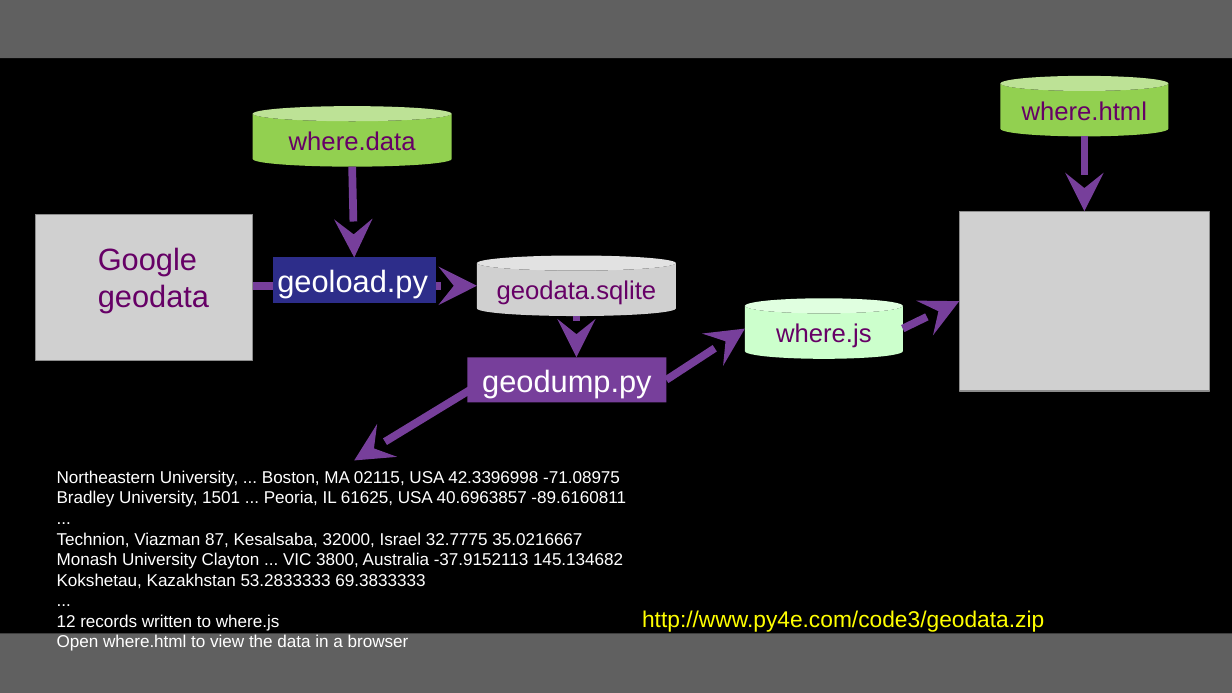
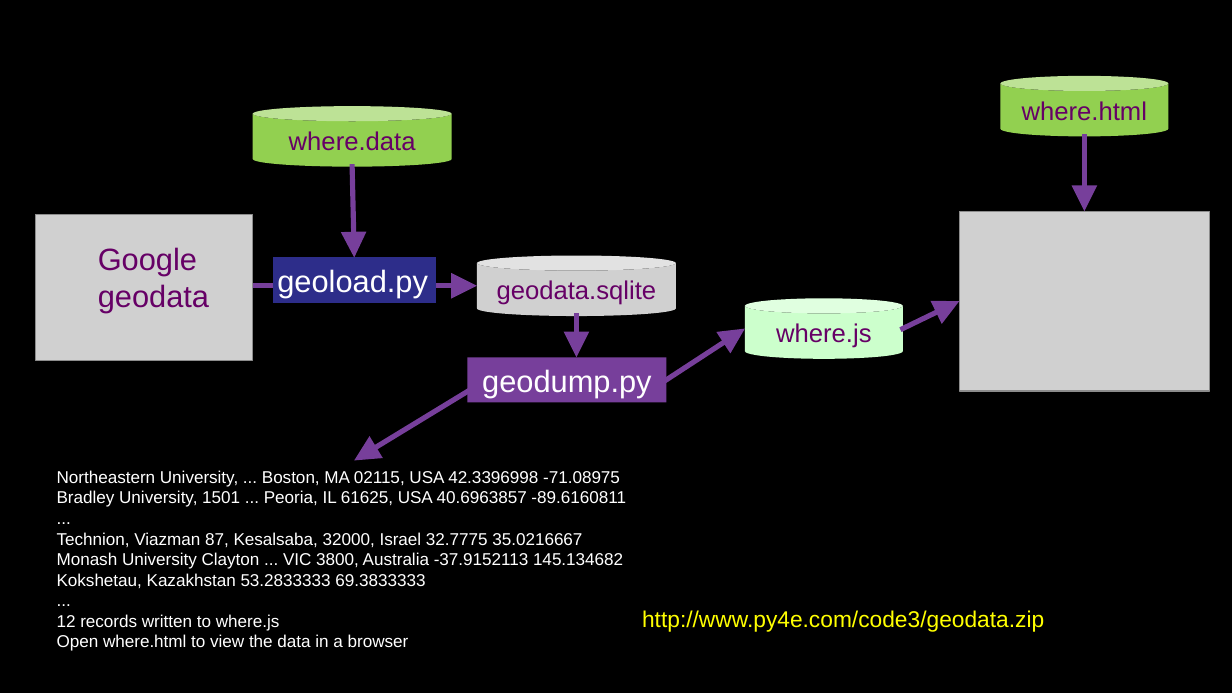
Before and after one commit to csev/py4e, a slide deck: slide 6 of lectures3/Pythonlearn-16-Data-Viz.pptx. Drawn at 1232x693 pixels with LibreOffice and Linux fonts; fonts in the diff are those of the drawing; grey boxes stand for pictures. Boxes give left, top, right and bottom in pixels: in the first picture for what was removed or moved away, otherwise in the second. Text is boxed around its words. In the diff, an @@ line names an element or a change of style, - is before the commit and + after.

```diff
--- a/lectures3/Pythonlearn-16-Data-Viz.pptx
+++ b/lectures3/Pythonlearn-16-Data-Viz.pptx
@@ rectangle removed at <box>0,0,1232,58</box> @@
@@ arrow (1084, 137) - (1084, 211): stroke #773F9B 4.5 pt to #773F9B 3 pt; arrowheads changed @@
@@ arrow (352, 166) - (355, 257): stroke #773F9B 4.5 pt to #773F9B 3 pt; arrowheads changed @@
@@ arrow (253, 286) - (477, 286): stroke #773F9B 4.5 pt to #773F9B 3 pt; arrowheads changed @@
@@ arrow (577, 317) - (577, 357): stroke #773F9B 4.5 pt to #773F9B 3 pt; arrowheads changed @@
@@ arrow (667, 379) - (745, 329): stroke #773F9B 4.5 pt to #773F9B 3 pt; arrowheads changed @@
@@ arrow (903, 329) - (960, 301): stroke #773F9B 4.5 pt to #773F9B 3 pt; arrowheads changed @@
@@ arrow (487, 379) - (355, 461): stroke #773F9B 4.5 pt to #773F9B 3 pt; arrowheads changed @@
@@ rectangle at <box>0,633,1232,692</box>: fill #606060 to #000000 @@
```
Also in this commit, not shown: 18 other slides changed.
